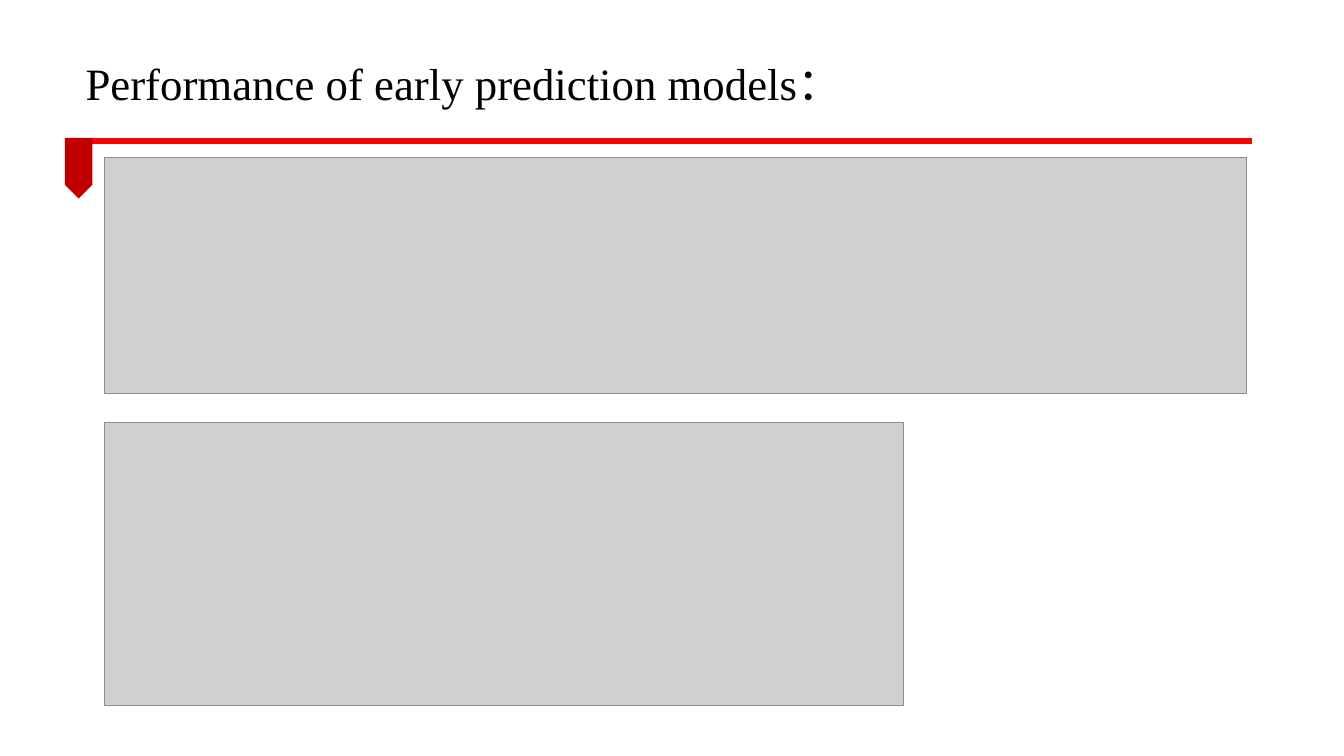
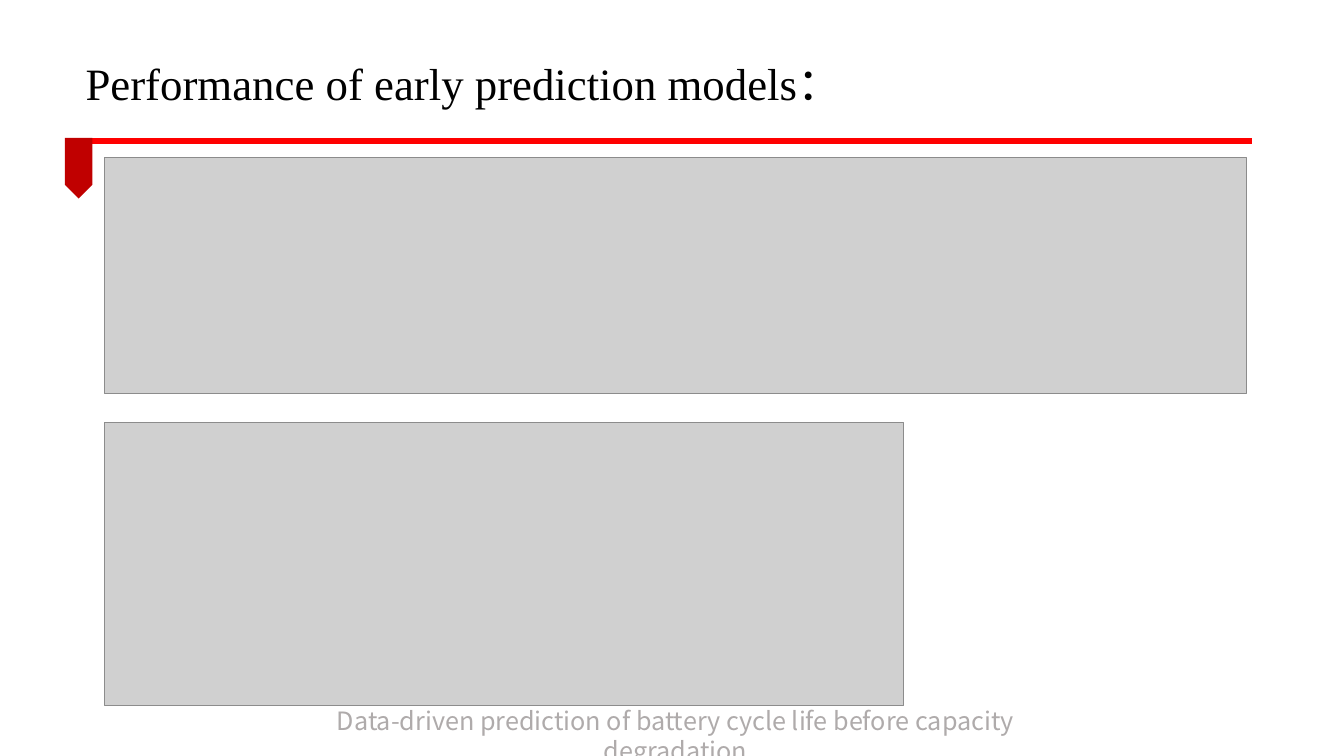
Before and after one commit to lucking666/sys, a slide deck: slide 3 of 卢老师论文汇报/CEEMDAN汇报.pptx. Drawn at 1344x756 pixels with LibreOffice and Linux fonts; fonts in the diff are those of the drawing; grey boxes stand for pictures; background and template pictures are left out. Boxes give left, top, right and bottom in pixels: in the first picture for what was removed or moved away, otherwise in the second. Text is boxed around its words. In the diff, an @@ line names an element or a change of style, - is before the commit and + after.

```diff
--- a/卢老师论文汇报/CEEMDAN汇报.pptx
+++ b/卢老师论文汇报/CEEMDAN汇报.pptx
@@ text added at bbox=[337, 704, 1014, 736], 18 pt, text #AFABAB @@
+Data-driven prediction of battery cycle life before capacity degradation
```
Also in this commit, not shown: 2 other slides changed, 10 slides added, 1 slide removed, 2 other files.
